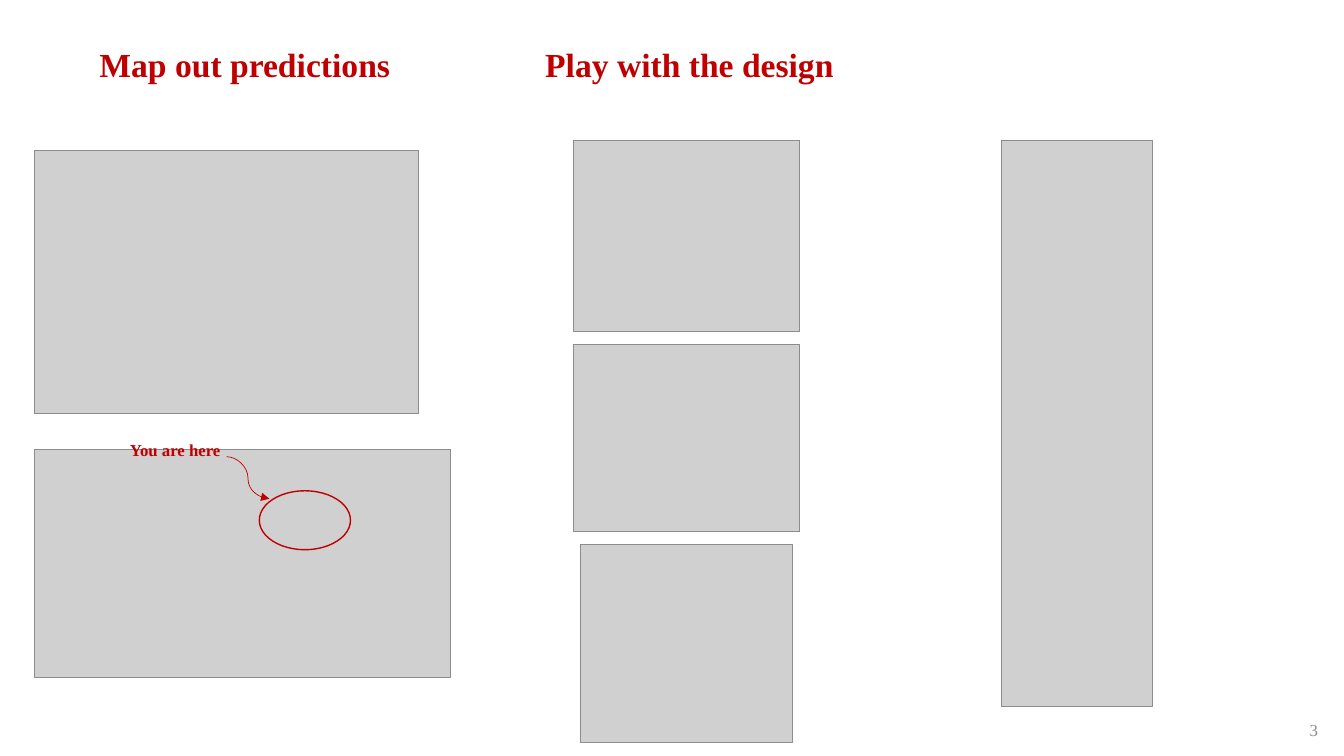
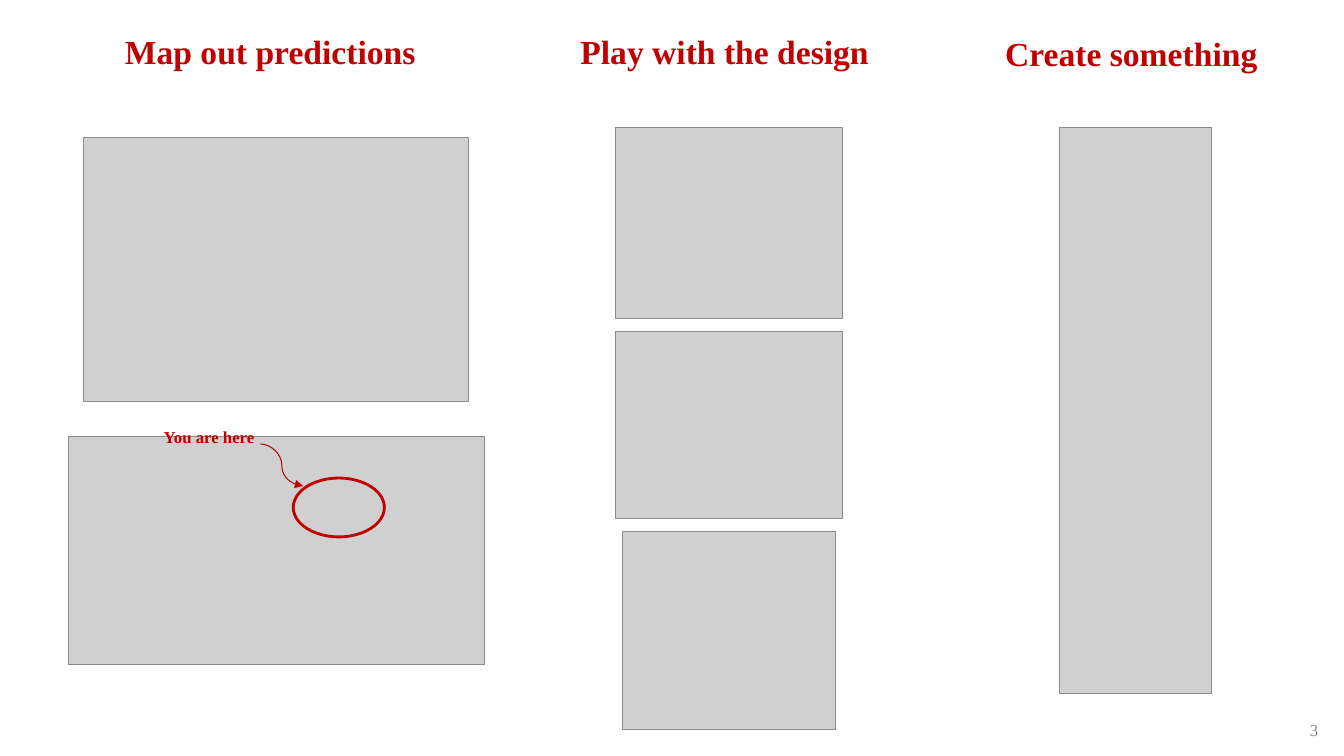
Before and after one commit to psas/electric-feed-system-prototype, a slide deck: slide 3 of Docs/Presentations/Slides/#3.pptx. Drawn at 1344x756 pixels with LibreOffice and Linux fonts; fonts in the diff are those of the drawing; grey boxes stand for pictures. Boxes give left, top, right and bottom in pixels: in the first picture for what was removed or moved away, otherwise in the second. Text is boxed around its words. In the diff, an @@ line names an element or a change of style, - is before the commit and + after.

Commit message:
formatting

```diff
--- a/Docs/Presentations/Slides/#3.pptx
+++ b/Docs/Presentations/Slides/#3.pptx
@@ text "Map out predictions" moved from (x1=99, y1=53, x2=390, y2=84) to (x1=125, y1=40, x2=416, y2=71) @@
@@ text "Play with the design" moved from (x1=545, y1=53, x2=833, y2=84) to (x1=580, y1=40, x2=868, y2=71) @@
@@ text added at (x1=1005, y1=42, x2=1257, y2=72), 24 pt, text #C00000, bold @@
+Create something
@@ picture moved from (x1=34, y1=150, x2=419, y2=414) to (x1=84, y1=137, x2=469, y2=401) @@
@@ picture moved from (x1=574, y1=140, x2=800, y2=332) to (x1=616, y1=127, x2=842, y2=319) @@
@@ picture moved from (x1=1002, y1=140, x2=1153, y2=707) to (x1=1061, y1=127, x2=1212, y2=694) @@
@@ picture moved from (x1=574, y1=345, x2=801, y2=532) to (x1=616, y1=332, x2=842, y2=519) @@
@@ 1 picture, 1 text, 1 ellipse, 1 curved arrow moved together from (x1=34, y1=442, x2=451, y2=678) to (x1=69, y1=430, x2=485, y2=664) @@
@@ curved arrow (260, 444) - (303, 486): stroke #C00000 0.5 pt to #C00000 0.75 pt @@
@@ ellipse at (x1=293, y1=478, x2=384, y2=536): outline #C00000 1 pt to #C00000 2 pt @@
@@ picture moved from (x1=581, y1=544, x2=793, y2=742) to (x1=623, y1=532, x2=836, y2=730) @@
```
Also in this commit, not shown: 2 other slides changed.
